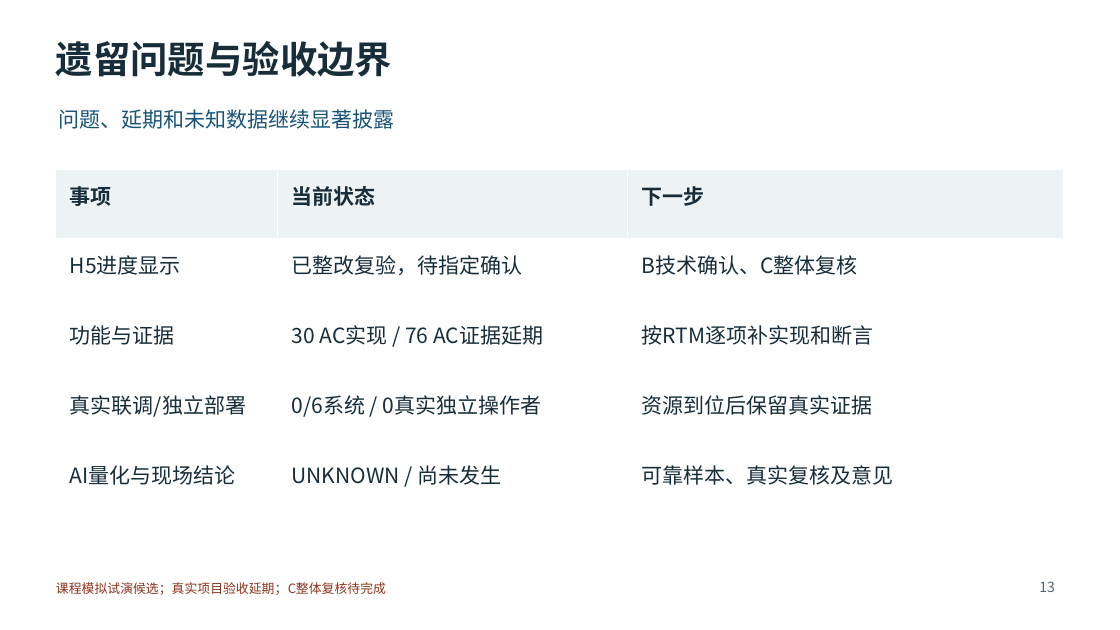
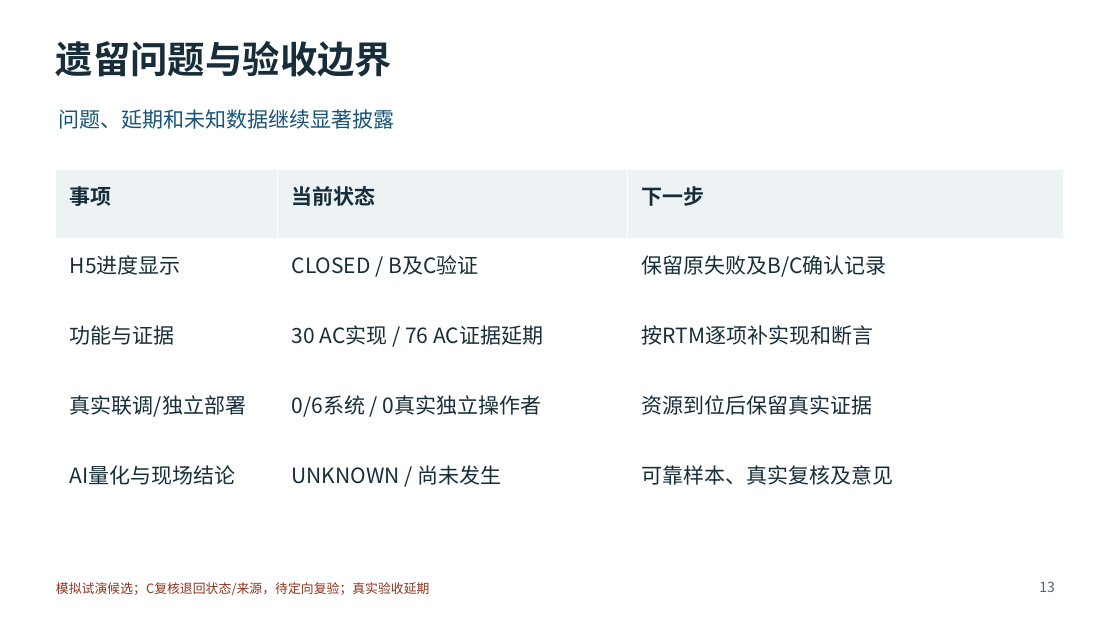
Before and after one commit to Renny1700132/emergency-response-platform, a slide deck: slide 13 of docs/deliverables/G6/G6-03-验收答辩候选.pptx. Drawn at 1120x630 pixels with LibreOffice and Linux fonts; fonts in the diff are those of the drawing. Boxes give left, top, right and bottom in pixels: in the first picture for what was removed or moved away, otherwise in the second. Text is boxed around its words. In the diff, an @@ line names an element or a change of style, - is before the commit and + after.

```diff
--- a/docs/deliverables/G6/G6-03-验收答辩候选.pptx
+++ b/docs/deliverables/G6/G6-03-验收答辩候选.pptx
@@ table at <box>56,169,1065,519</box> @@
-row 2, column 2: 已整改复验，待指定确认
+row 2, column 2: CLOSED / B及C验证
-row 2, column 3: B技术确认、C整体复核
+row 2, column 3: 保留原失败及B/C确认记录
@@ text at <box>56,582,430,595</box>: text changed @@
-课程模拟试演候选；真实项目验收延期；C整体复核待完成
+模拟试演候选；C复核退回状态/来源，待定向复验；真实验收延期
```
Also in this commit, not shown: 13 other slides changed, 23 other files.
